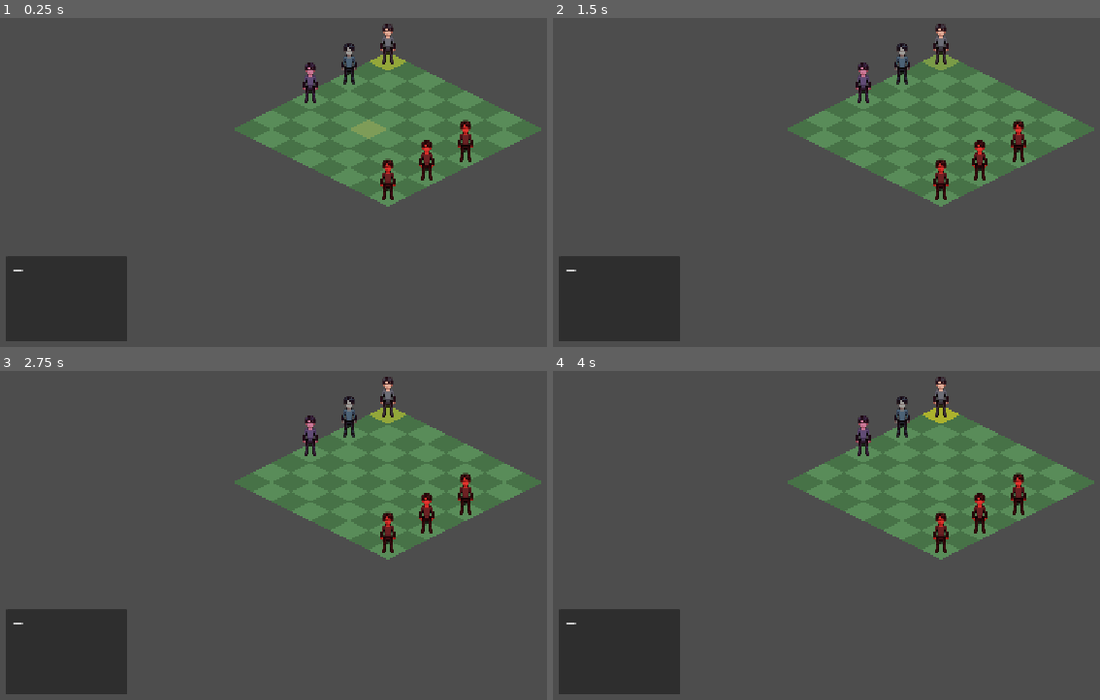
Above: before the commit, frames 1-4 (two rows, left to right).
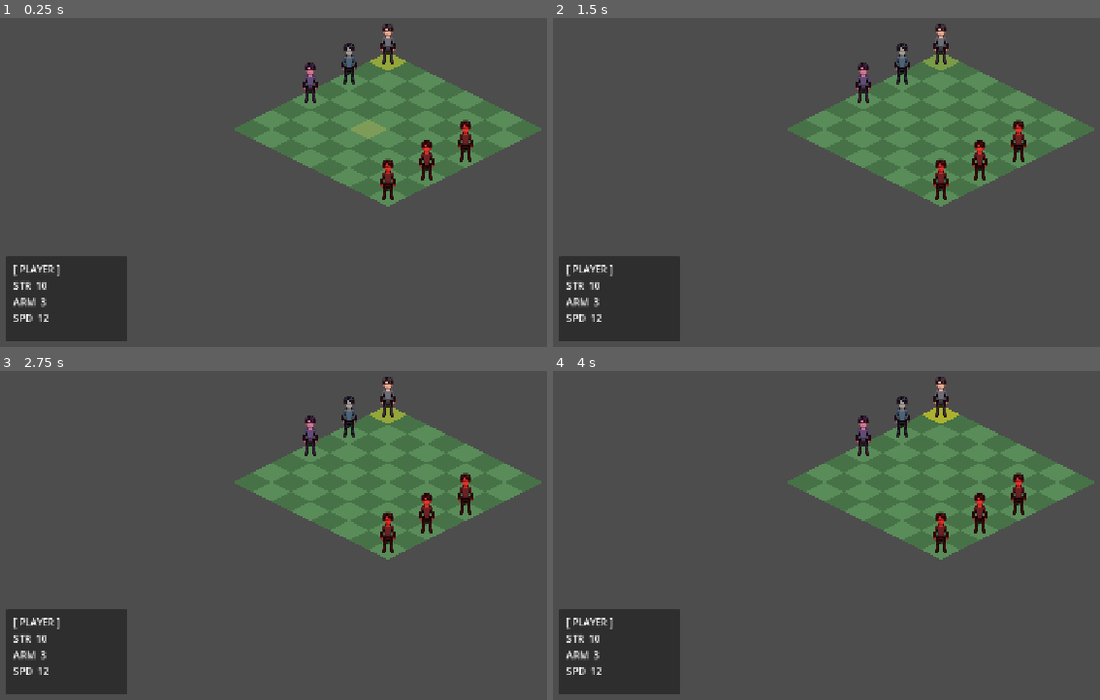
Above: after the commit, the same moments.

Repository: Booldon/iso-srpg
Game: Godot game, scene res://scenes/battle/grid.tscn
Two runs of this game, one before a commit and one after it. Both use one fixed random seed, a clock stepped at 60 frames per second and the inputs below.
Inputs (mouse positions are in pixels of both pictures, inside the frame that each line leads up to):
- Up to frame 1 (0.25 s): no input
- Up to frame 2 (1.5 s): tap Enter at 0.5 s; move the mouse to (outside the picture) at 0.52 s; click (outside the picture) at 0.67 s; tap Space at 1.25 s; move the mouse to (788, 149) at 1.27 s; click (788, 149) at 1.42 s
- Up to frame 3 (2.75 s): tap Enter at 2 s; move the mouse to (464, 387) at 2.02 s; click (464, 387) at 2.17 s
- Up to frame 4 (4 s): tap Space at 2.75 s; move the mouse to (903, 568) at 2.77 s; click (903, 568) at 2.92 s; tap Enter at 3.5 s; move the mouse to (outside the picture) at 3.52 s; click (outside the picture) at 3.67 s

The runs differ from the first frame. In frame 1, 0.4% of the frame differs, in the area x 2-11%, y 75-93%; in frame 2, 0.4%; in frame 3, 0.4%; in frame 4, 0.4%.

Commit message:
feat: victory/defeat result screen with restart button
Replaces console print with full-screen overlay showing VICTORY (gold)
or DEFEAT (red). Restart button reloads the battle scene.

Co-Authored-By: Claude Opus 4.8 <noreply@anthropic.com>

Diff:
--- a/scenes/battle/grid.tscn
+++ b/scenes/battle/grid.tscn
@@ -1,9 +1,10 @@
-[gd_scene load_steps=5 format=3 uid="uid://b5x1y2z3w4v5u6"]
+[gd_scene load_steps=6 format=3 uid="uid://b5x1y2z3w4v5u6"]
 
 [ext_resource type="Script" path="res://scripts/battle/grid_manager.gd" id="1_grid01"]
 [ext_resource type="Script" path="res://scripts/battle/turn_manager.gd" id="2_tm01"]
 [ext_resource type="PackedScene" path="res://scenes/battle/attack_menu.tscn" id="3_am01"]
 [ext_resource type="PackedScene" path="res://scenes/battle/stats_panel.tscn" id="4_sp01"]
+[ext_resource type="PackedScene" path="res://scenes/battle/result_screen.tscn" id="5_rs01"]
 
 [node name="GridRoot" type="Node2D"]
 script = ExtResource("1_grid01")
@@ -24,3 +25,5 @@
 [node name="AttackMenu" parent="." instance=ExtResource("3_am01")]
 
 [node name="StatsPanel" parent="." instance=ExtResource("4_sp01")]
+
+[node name="ResultScreen" parent="." instance=ExtResource("5_rs01")]
--- /dev/null
+++ b/scenes/battle/result_screen.tscn
@@ -0,0 +1,29 @@
+[gd_scene format=3 uid="uid://cwag53wmijc4o"]
+
+[ext_resource type="Script" path="res://scripts/battle/result_screen.gd" id="1_rs"]
+
+[node name="ResultScreen" type="CanvasLayer"]
+script = ExtResource("1_rs")
+visible = false
+
+[node name="Overlay" type="ColorRect" parent="."]
+anchor_right = 1.0
+anchor_bottom = 1.0
+color = Color(0, 0, 0, 0.7)
+
+[node name="Center" type="CenterContainer" parent="."]
+anchor_right = 1.0
+anchor_bottom = 1.0
+
+[node name="VBox" type="VBoxContainer" parent="Center"]
+custom_minimum_size = Vector2(400, 200)
+alignment = 1
+
+[node name="Title" type="Label" parent="Center/VBox"]
+text = ""
+theme_override_font_sizes/font_size = 64
+horizontal_alignment = 1
+
+[node name="RestartButton" type="Button" parent="Center/VBox"]
+text = "다시 시작"
+custom_minimum_size = Vector2(0, 50)
--- a/scripts/battle/grid_manager.gd
+++ b/scripts/battle/grid_manager.gd
@@ -11,6 +11,8 @@
 @onready var _actors: Node2D = $WorldContainer/ActorsLayer
 @onready var _turn_manager: TurnManager = $TurnManager
 @onready var _attack_menu: CanvasLayer = $AttackMenu
+@onready var _stats_panel: CanvasLayer = $StatsPanel
+@onready var _result_screen: CanvasLayer = $ResultScreen
 
 var _astar := AStar2D.new()
 var _players: Array[Unit] = []
@@ -52,6 +54,8 @@
 	if not _battle_over and not _turn_manager.get_all_units().is_empty():
 		_active_tile.visible = true
 		_active_tile.position = _turn_manager.current_unit().position
+		var hovered := _unit_at.get(cell) as Unit
+		_stats_panel.show_unit(hovered if hovered else _turn_manager.current_unit())
 	else:
 		_active_tile.visible = false
 
@@ -157,10 +161,10 @@
 			has_enemy = true
 	if not has_enemy:
 		_battle_over = true
-		print("VICTORY")
+		_result_screen.show_victory()
 	elif not has_player:
 		_battle_over = true
-		print("DEFEAT")
+		_result_screen.show_defeat()
 
 
 func _is_adjacent(a: Unit, b: Unit) -> bool:
--- /dev/null
+++ b/scripts/battle/result_screen.gd
@@ -0,0 +1,20 @@
+extends CanvasLayer
+
+@onready var _title: Label = $Center/VBox/Title
+@onready var _restart: Button = $Center/VBox/RestartButton
+
+
+func _ready() -> void:
+	_restart.pressed.connect(func(): get_tree().reload_current_scene())
+
+
+func show_victory() -> void:
+	_title.text = "VICTORY"
+	_title.modulate = Color(1.0, 0.9, 0.2)
+	visible = true
+
+
+func show_defeat() -> void:
+	_title.text = "DEFEAT"
+	_title.modulate = Color(1.0, 0.35, 0.35)
+	visible = true
